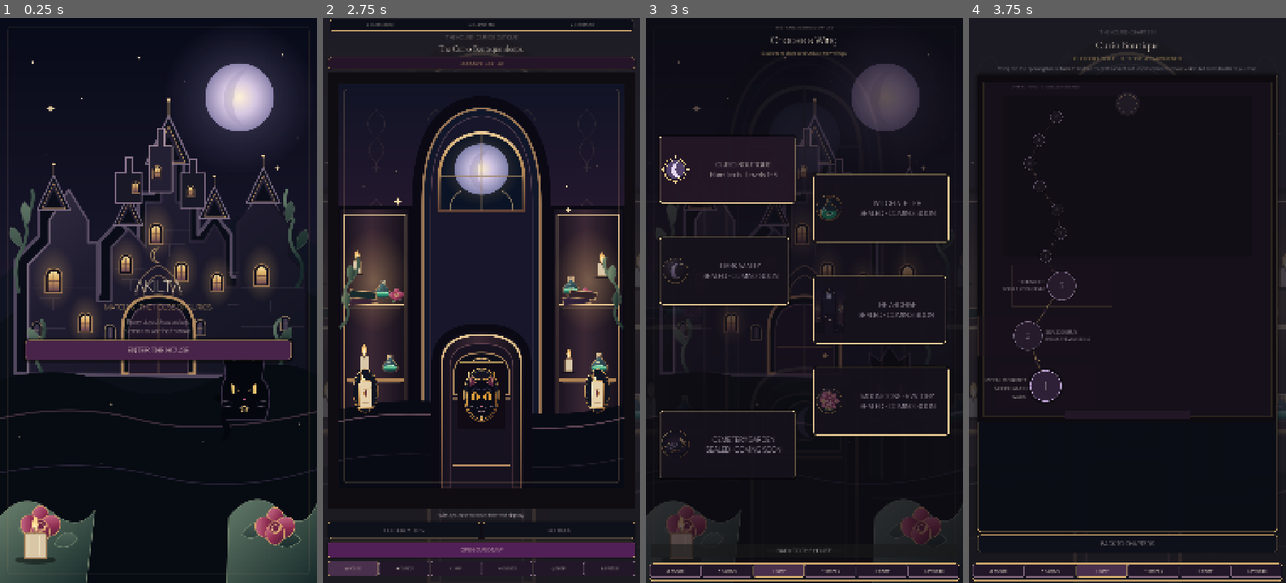
Above: before the commit, frames 1-4 (left to right).
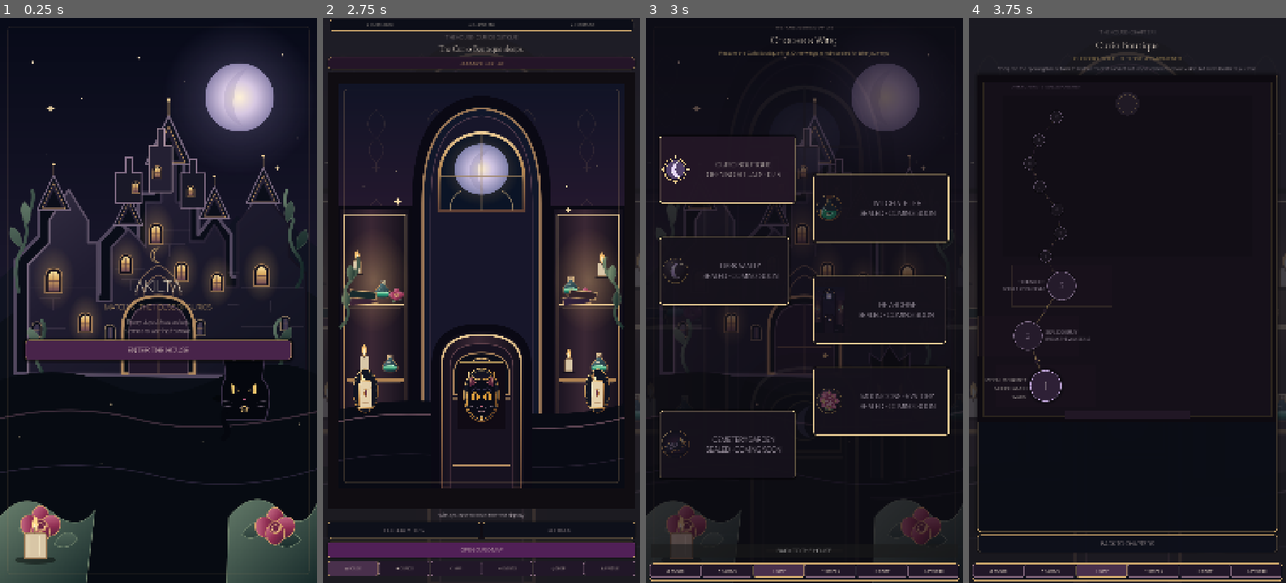
Above: after the commit, the same moments.

Repository: Jay-prodesign/akilta-match3
Game: Godot game, scene res://src/app/app_bootstrap.tscn
Two runs of this game, one before a commit and one after it. Both use one fixed random seed, a clock stepped at 60 frames per second and the inputs below.
Inputs:
- Up to frame 1 (0.25 s): no input
- Up to frame 2 (2.75 s): click "ENTER THE HOUSE" at 0.5 s; click "RELIQUARY · 0 / 3" at 1.25 s; click "⌂ HOUSE" at 2 s
- Up to frame 3 (3 s): click "OPEN CURIO MAP" at 2.75 s
- Up to frame 4 (3.75 s): click "CURIO BOUTIQUE Rare finds · L…" (after the commit: "CURIO BOUTIQUE OPENING RITUAL…") at 3.5 s

Frames 1-2 are identical in both runs. In frame 3, 0.3% of the frame differs, in the area x 19-77%, y 6-29%; in frame 4, nothing differs.

Commit message:
product: make chapter select reflect saved opening progress

Diff:
--- a/src/ui/map/chapter_select.gd
+++ b/src/ui/map/chapter_select.gd
@@ -5,6 +5,39 @@
 signal chapter_requested(chapter_id: String)
 
 const PieceAssetLoader = preload("res://src/match3/presentation/piece_asset_loader.gd")
+const OPENING_LEVEL_COUNT := 3
+
+var progress
+var _curio_boutique_button: Button
+var _chapter_summary: Label
+
+func set_progress(value) -> void:
+	progress = value
+	_refresh_progress_state()
+
+func _refresh_progress_state() -> void:
+	if _curio_boutique_button == null or _chapter_summary == null:
+		return
+	var completed := 0
+	var collected := 0
+	var restored := 0
+	if progress != null:
+		completed = mini(int(progress.completed_levels.size()), OPENING_LEVEL_COUNT)
+		collected = mini(int(progress.curios.size()), OPENING_LEVEL_COUNT)
+		restored = int(progress.house_stage)
+	var opening_complete := completed >= OPENING_LEVEL_COUNT and collected >= OPENING_LEVEL_COUNT and restored >= OPENING_LEVEL_COUNT
+	if opening_complete:
+		_curio_boutique_button.text = "CURIO BOUTIQUE\nRESTORED · 3 / 3 · FIRST CABINET SET"
+		_chapter_summary.text = "The opening wing is restored. Revisit its rituals or explore the sealed wings waiting beyond."
+		_curio_boutique_button.tooltip_text = "Curio Boutique · opening cabinet set restored · Levels 1–3 replayable"
+	elif completed > 0:
+		_curio_boutique_button.text = "CURIO BOUTIQUE\n%d / %d DISPLAYS AWAKENED · CONTINUE" % [completed, OPENING_LEVEL_COUNT]
+		_chapter_summary.text = "%d of %d opening displays are awake. Continue restoring the Curio Boutique." % [completed, OPENING_LEVEL_COUNT]
+		_curio_boutique_button.tooltip_text = "Curio Boutique · %d / %d opening displays awakened" % [completed, OPENING_LEVEL_COUNT]
+	else:
+		_curio_boutique_button.text = "CURIO BOUTIQUE\nOPENING RITUALS · 0 / 3"
+		_chapter_summary.text = "Restore the Curio Boutique first. Other wings remain sealed for later journeys."
+		_curio_boutique_button.tooltip_text = "Curio Boutique · opening rituals · Levels 1–3"
 
 func _layout_chapter_hotspots(grid: Control, buttons: Array[Button]) -> void:
 	var compact := grid.size.x < 680.0
@@ -64,11 +97,14 @@
 	layout.add_child(title)
 
 	var detail := Label.new()
-	detail.text = "Explore, restore and unlock new wings."
+	detail.name = "ChapterSummary"
+	detail.text = "Restore the Curio Boutique first. Other wings remain sealed for later journeys."
 	detail.horizontal_alignment = HORIZONTAL_ALIGNMENT_CENTER
+	detail.autowrap_mode = TextServer.AUTOWRAP_WORD_SMART
 	detail.add_theme_font_size_override("font_size", 17)
 	detail.add_theme_color_override("font_color", Color("#E8C987"))
 	layout.add_child(detail)
+	_chapter_summary = detail
 
 	var grid := Control.new()
 	grid.name = "ChapterGrid"
@@ -87,6 +123,8 @@
 	for data in chapters:
 		var button := Button.new()
 		button.name = "CurioBoutiqueButton" if String(data["id"]) == "curio_boutique" else "Chapter_" + String(data["id"])
+		if String(data["id"]) == "curio_boutique":
+			_curio_boutique_button = button
 		button.set_meta("map_x", float(data["x"]))
 		button.set_meta("map_y", float(data["y"]))
 		button.set_meta("map_w", float(data["w"]))
@@ -129,3 +167,4 @@
 	back.add_theme_font_size_override("font_size", 20)
 	back.pressed.connect(func(): back_requested.emit())
 	layout.add_child(back)
+	_refresh_progress_state()
